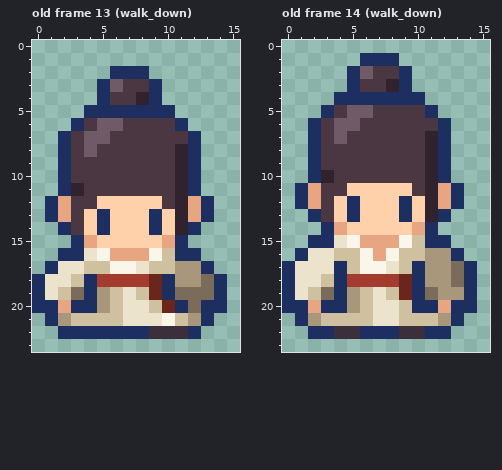
A pixel-art file gets an edit: assets/aseprite/character/main_character_robes_ai.aseprite. Above, as it was before the edit.
16x24 pixels, 24 frames. Shown: old frame 13 (walk_down), old frame 14 (walk_down). The commit also changed other frames, which this record leaves out.
After:
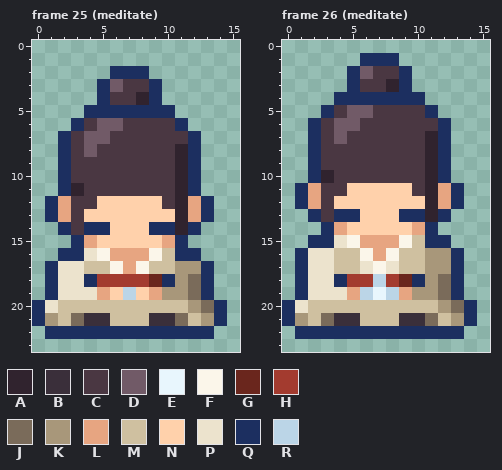
Palette (. is transparent): A #30232e  B #3a2f3a  C #4a3742  D #715a67  E #e8f6fd  F #fbf6ea  G #6a261d  H #a33b2f  J #7a6b5a  K #a8977a  L #e7a581  M #cfc0a0  N #ffd1ab  P #ece3cd  Q #1c2f60  R #bbd5e7
A new or re-ordered frame is compared with the old frame closest to it.
From old to new:
{"change": "frames 24 -> 40"}
{"where": "frame 25 (meditate) is new; against old frame 13 (walk_down)"}
{"frame":25,"y":13,"x":5,"old":"Q","new":"N"}
{"frame":25,"y":13,"x":9,"old":"Q","new":"N"}
{"frame":25,"y":14,"x":4,"old":"N","new":"Q"}
{"frame":25,"y":14,"x":10,"old":"N","new":"Q"}
{"frame":25,"y":17,"x":7,"old":"FP","new":"LF"}
{"frame":25,"y":18,"x":0,"old":"QP","new":".Q"}
{"frame":25,"y":18,"x":3,"old":"M","new":"P"}
{"frame":25,"y":18,"x":12,"old":"KJQ","new":"JQ."}
{"frame":25,"y":19,"x":0,"old":"QPMJQKMPMGQJ","new":".QPPPLNRNLKK"}
{"frame":25,"y":19,"x":13,"old":"JQ","new":"Q."}
{"frame":25,"y":20,"x":1,"old":"QLQQK","new":"PMMMM"}
{"frame":25,"y":20,"x":7,"old":"PP","new":"MM"}
{"frame":25,"y":20,"x":10,"old":"GQJQ","new":"MMKJ"}
{"frame":25,"y":21,"x":0,"old":".QKMMM","new":"QKMJBB"}
{"frame":25,"y":21,"x":7,"old":"PPPFMKQ.","new":"MMBBJMKQ"}
{"frame":25,"y":22,"x":1,"old":".","new":"Q"}
{"frame":25,"y":22,"x":9,"old":"BBB","new":"QQQ"}
{"frame":25,"y":22,"x":13,"old":".","new":"Q"}
{"where": "frame 26 (meditate) is new; against old frame 14 (walk_down)"}
{"frame":26,"y":12,"x":5,"old":"Q","new":"N"}
{"frame":26,"y":12,"x":9,"old":"Q","new":"N"}
{"frame":26,"y":13,"x":4,"old":"N","new":"Q"}
{"frame":26,"y":13,"x":10,"old":"N","new":"Q"}
{"frame":26,"y":17,"x":0,"old":"QP","new":".Q"}
{"frame":26,"y":17,"x":4,"old":"Q","new":"M"}
{"frame":26,"y":17,"x":6,"old":"F","new":"P"}
{"frame":26,"y":17,"x":10,"old":"Q","new":"M"}
{"frame":26,"y":17,"x":13,"old":"JQ","new":"Q."}
{"frame":26,"y":18,"x":0,"old":"QP","new":".Q"}
{"frame":26,"y":18,"x":3,"old":"M","new":"P"}
{"frame":26,"y":18,"x":7,"old":"H","new":"R"}
{"frame":26,"y":18,"x":12,"old":"KJQ","new":"JQ."}
{"frame":26,"y":19,"x":0,"old":"QPMJQKMPMGQJKKQ","new":".QPPPLRERLKKJQ."}
{"frame":26,"y":20,"x":1,"old":"QLQQK","new":"PMMMM"}
{"frame":26,"y":20,"x":7,"old":"PP","new":"MM"}
{"frame":26,"y":20,"x":10,"old":"QQLQ","new":"MMKJ"}
{"frame":26,"y":21,"x":0,"old":".QKMMM","new":"QKMJBB"}
{"frame":26,"y":21,"x":7,"old":"PPMMMKQ.","new":"MMBBJMKQ"}
{"frame":26,"y":22,"x":1,"old":".","new":"Q"}
{"frame":26,"y":22,"x":4,"old":"BB","new":"QQ"}
{"frame":26,"y":22,"x":9,"old":"BB","new":"QQ"}
{"frame":26,"y":22,"x":13,"old":".","new":"Q"}
